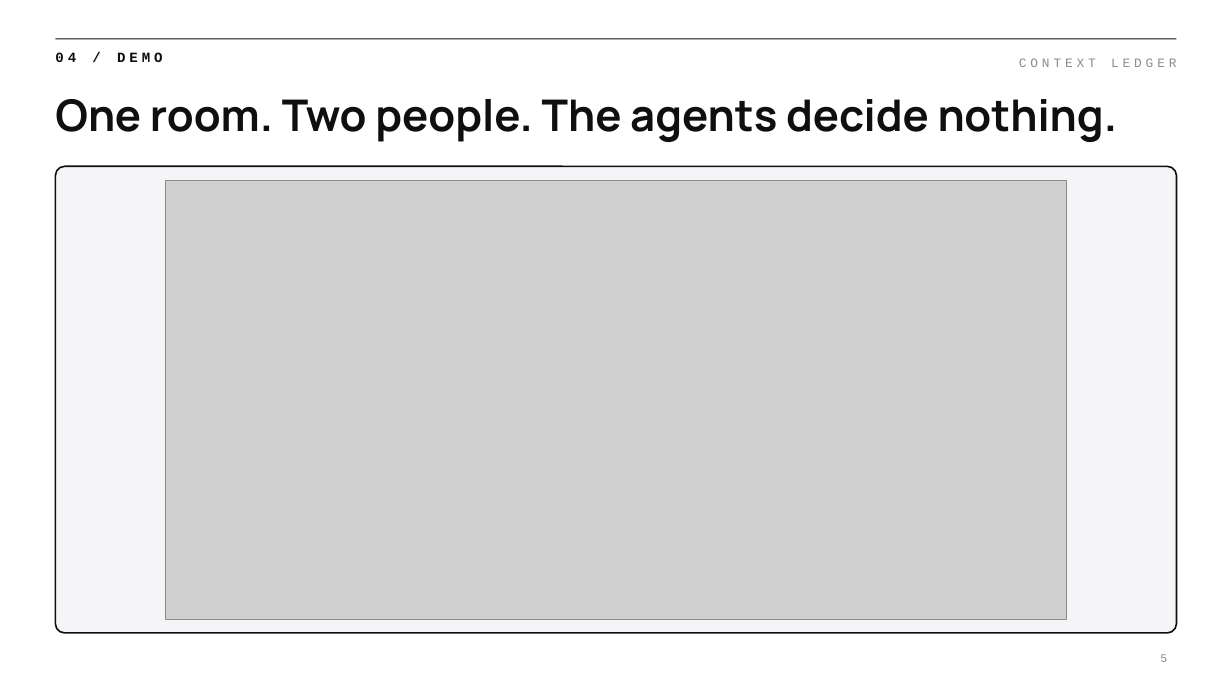
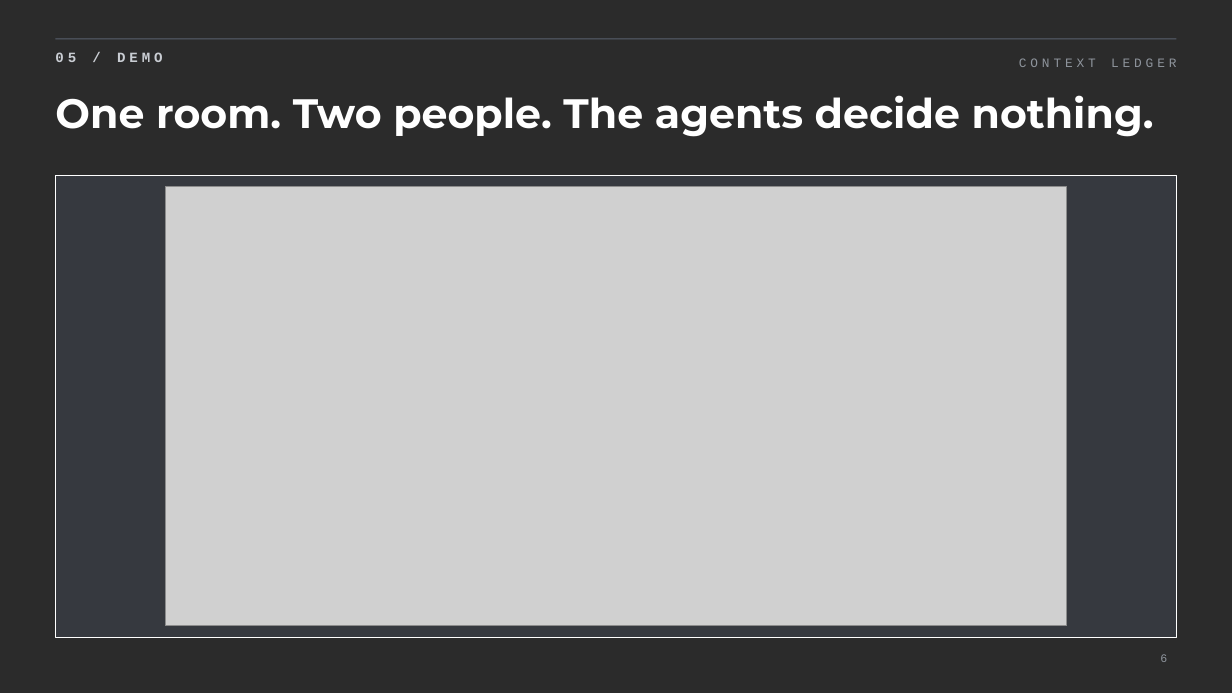
Before and after one commit to PricePepel/context-ledger, a slide deck: slide 6 of docs/context-ledger-deck.pptx (slide 5 before the commit). Drawn at 1232x693 pixels with LibreOffice and Linux fonts; fonts in the diff are those of the drawing; grey boxes stand for pictures; background and template pictures are left out; a plain dark background stands for a picture behind light text. Boxes give left, top, right and bottom in pixels: in the first picture for what was removed or moved away, otherwise in the second. Text is boxed around its words. In the diff, an @@ line names an element or a change of style, - is before the commit and + after.

```diff
--- a/docs/context-ledger-deck.pptx
+++ b/docs/context-ledger-deck.pptx
@@ background #FFFFFF to picture (left out) @@
@@ line (55, 39) - (1177, 39): stroke #0F0F0F 0.75 pt to #5A6170 0.75 pt @@
@@ text at bbox=[55, 52, 162, 62]: text changed; text colour #0F0F0F to #C9CDD3 @@
-04 / DEMO
+05 / DEMO
@@ text "CONTEXT LEDGER" at bbox=[1019, 58, 1176, 67]: text colour #8C8C8C to #8E949C @@
@@ title "One room. Two people. The ..." at bbox=[55, 95, 1154, 137]: size 34 to 32 pt, font Manrope to Montserrat, text colour #0F0F0F to #FFFFFF @@
@@ rounded rectangle removed at bbox=[55, 166, 1177, 633] @@
@@ rectangle added at bbox=[55, 176, 1177, 638], fill #3A3E46 at 75% opacity, outline #FFFFFF 1.25 pt @@
@@ picture: place and size @@
-picture at bbox=[165, 180, 1067, 619]
+picture at bbox=[165, 187, 1067, 626]
@@ page number at bbox=[1160, 654, 1167, 662]: text changed; text colour #8C8C8C to #8E949C @@
-5
+6
```
Also in this commit, not shown: 11 other slides changed, 2 slides added, 1 other file.
